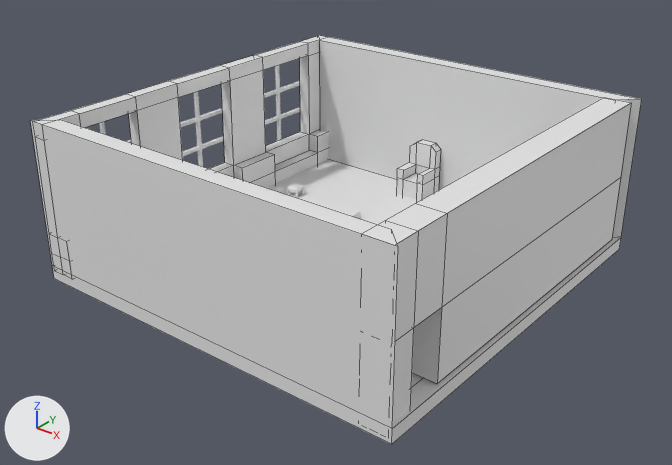
The Blender file Untitled.blend: old version first, new version second.
One viewpoint serves both versions: a 50 mm camera at (37.3, -47.7, 30.6) aimed at (0.4, -1.6, 2.0). Lighting does not change. The marker at lower left points along +X, +Y and +Z. Mesh edges are drawn as thin lines on the coarser meshes.
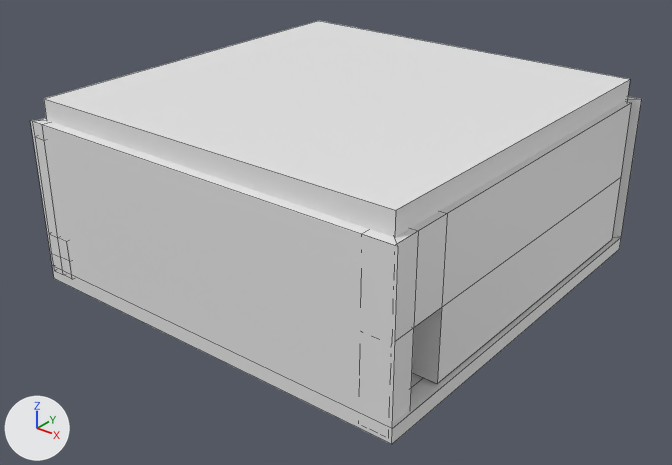
Pixel boxes (x1, y1, x2, y2) of what changed, in the pictures (672 x 465 px):
'Cube.009', shown: after (44, 21, 630, 237)
'Cube.001', unchanged, covered by the edit: before (33, 36, 328, 279); after (33, 118, 73, 279)
'Cube.019', unchanged, covered by the edit: before (397, 140, 441, 201)

Diff of the bpy script that builds the scene:
```diff
--- a/Untitled.blend.py
+++ b/Untitled.blend.py
@@ ob_cube_009 @@
 ob_cube_009.scale = (5.6, 5.6, -0.395)
-ob_cube_009.hide_set(True)
```
